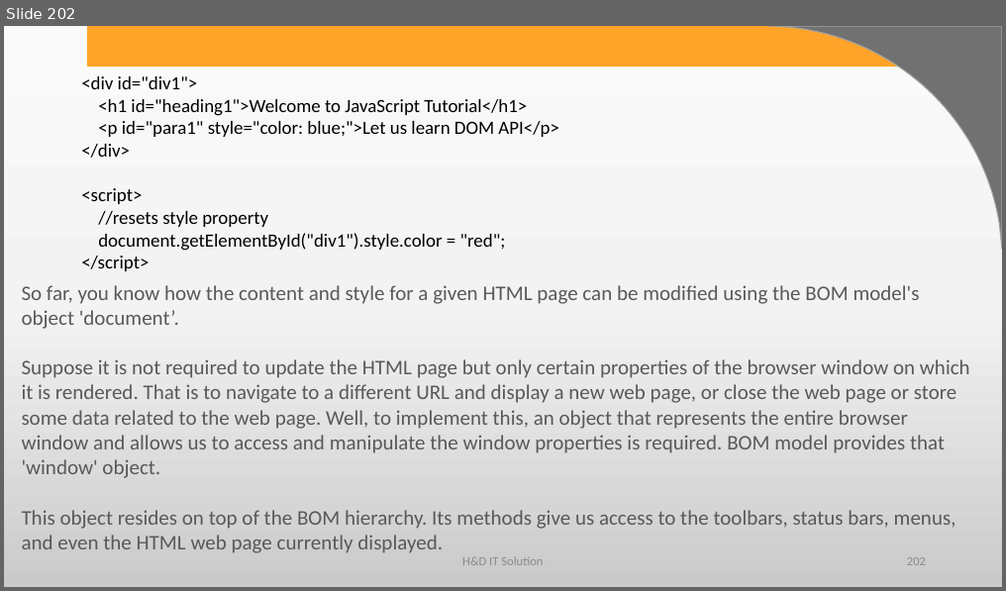
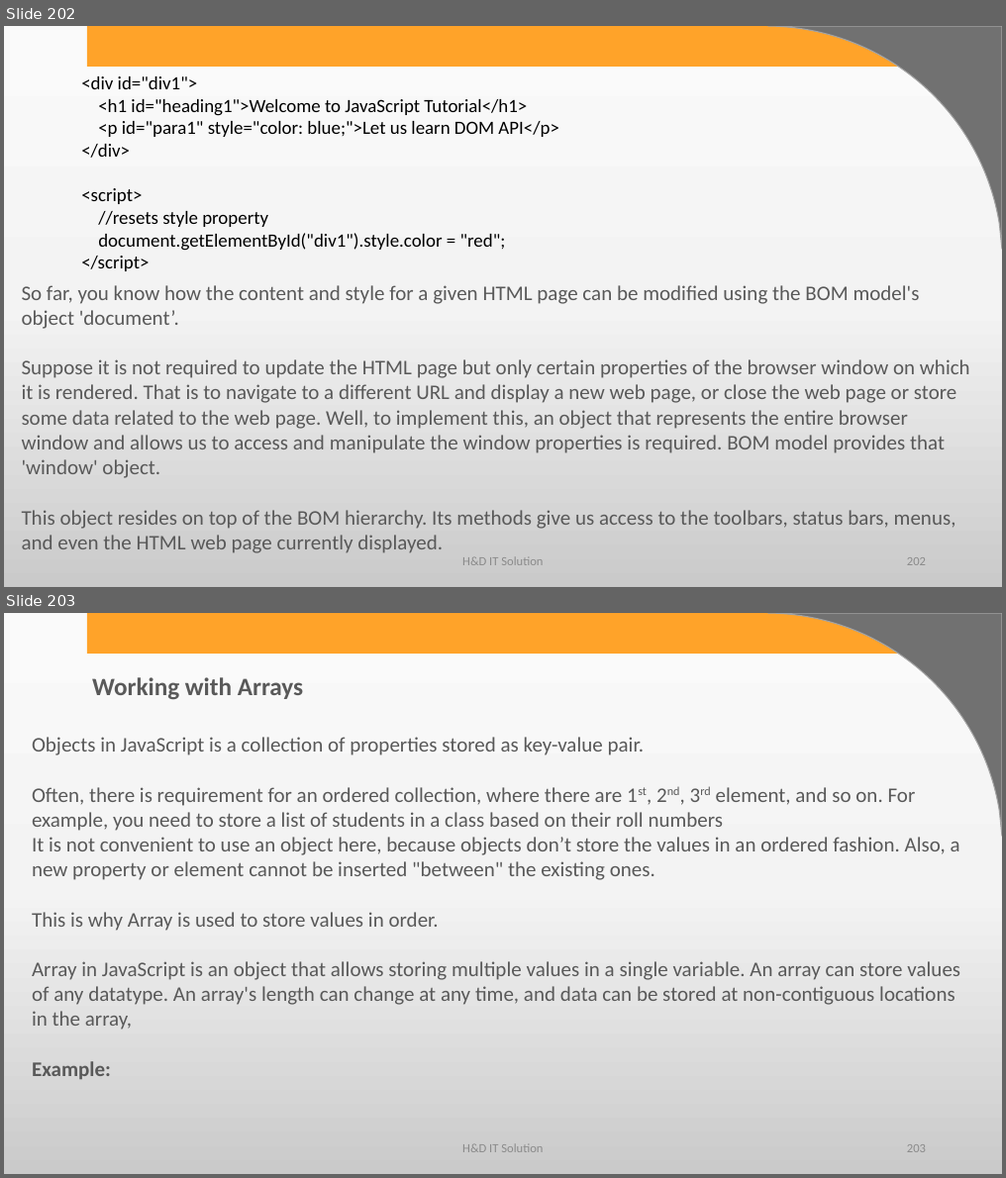
Before and after one commit to harshadasawant/javascript, a slide deck: ppt/JavaScript.pptx. Shown one above the other, each under a label of ours: slide 202 before the commit, slides 202 and 203 after it. The pictures are 1006x591 and 1006x1178 pixels, drawn with LibreOffice and Linux fonts; fonts in the diff are those of the drawing; background and template pictures are left out. Boxes give left, top, right and bottom in pixels: in the first picture for what was removed or moved away, otherwise in the second. Text is boxed around its words. In the diff, an @@ line names an element or a change of style, - is before the commit and + after.

Commit message:
array

```diff
--- a/ppt/JavaScript.pptx
+++ b/ppt/JavaScript.pptx
@@ slide 203 added at (x1=4, y1=613, x2=1002, y2=1174), background gradient #FBFBFB to #F4F4F4 to #CBCBCB; not listed: 2 template elements that a slide beside it also shows @@
@@ text added at (x1=92, y1=677, x2=303, y2=699), 24 pt, text #595959, bold @@
+Working with Arrays
@@ text added at (x1=32, y1=737, x2=960, y2=1079), 20 pt, text #595959 @@
+Objects in JavaScript is a collection of properties stored as key-value pair.
+Often, there is requirement for an ordered collection, where there are 1st, 2nd, 3rd element, and so on. For example, you need to store a list of students in a class based on their roll numbers
+It is not convenient to use an object here, because objects don’t store the values in an ordered fashion. Also, a new property or element cannot be inserted "between" the existing ones.
+This is why Array is used to store values in order.
+Array in JavaScript is an object that allows storing multiple values in a single variable. An array can store values of any datatype. An array's length can change at any time, and data can be stored at non-contiguous locations in the array,
+Example:
@@ text added at (x1=462, y1=1145, x2=543, y2=1153), 12 pt, text #8C8C8C @@
+H&D IT Solution
@@ page number added at (x1=907, y1=1145, x2=926, y2=1153), 12 pt, text #8C8C8C @@
+203
```
Also in this commit, not shown: 23 other slides added, 1 other file.
